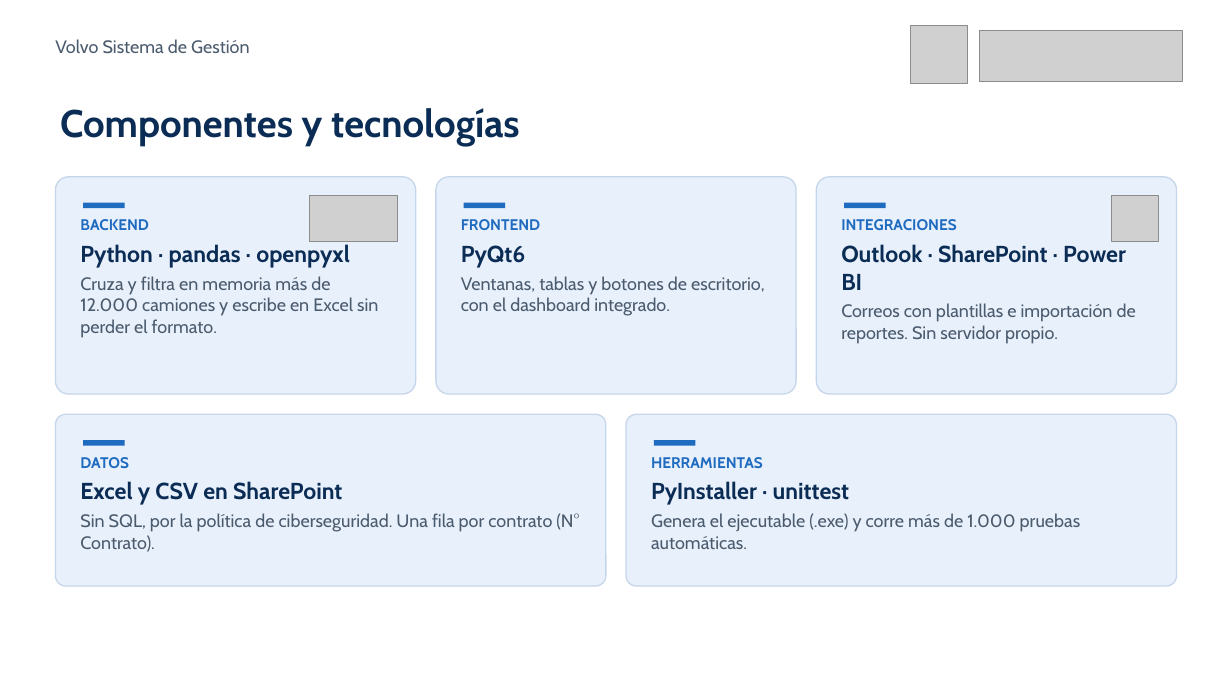
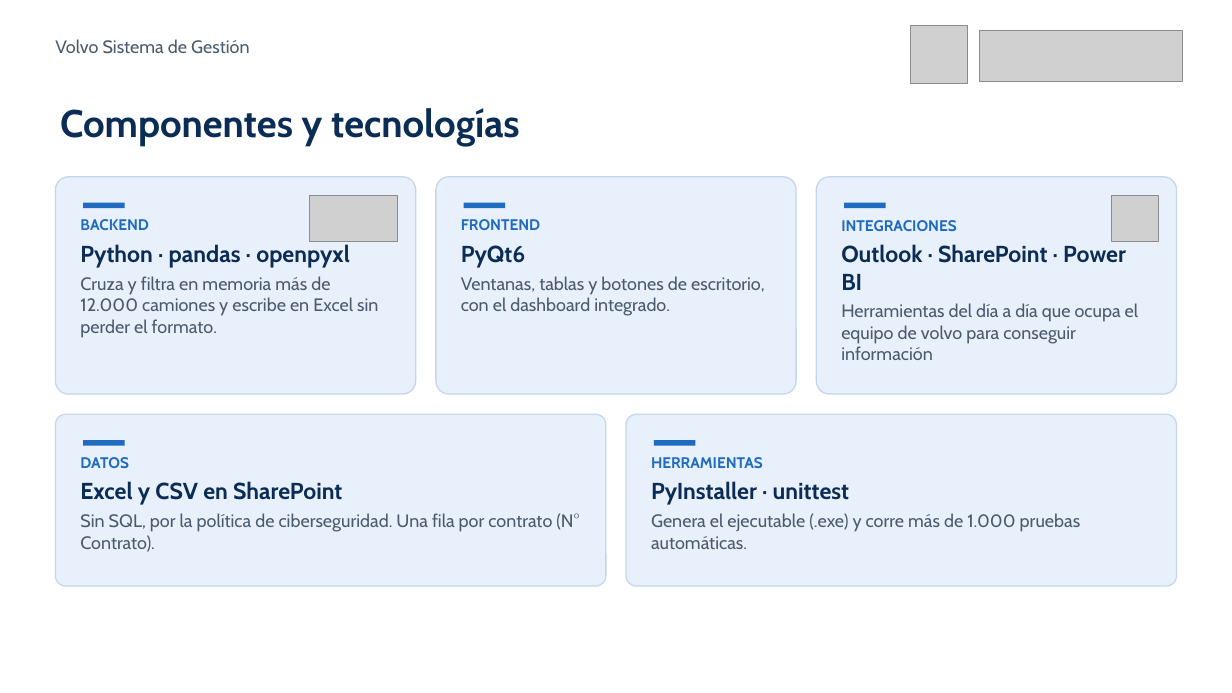
Before and after one commit to felipeMon20/PTY4614-302-EQUIPO-2, a slide deck: slide 5 of Fase 3/Evidencias Grupales/Presentacion Final - Volvo Sistema de Gestion.pptx. Drawn at 1232x693 pixels with LibreOffice and Linux fonts; fonts in the diff are those of the drawing; grey boxes stand for pictures. Boxes give left, top, right and bottom in pixels: in the first picture for what was removed or moved away, otherwise in the second. Text is boxed around its words. In the diff, an @@ line names an element or a change of style, - is before the commit and + after.

```diff
--- a/Fase 3/Evidencias Grupales/Presentacion Final - Volvo Sistema de Gestion.pptx
+++ b/Fase 3/Evidencias Grupales/Presentacion Final - Volvo Sistema de Gestion.pptx
@@ text at [841,303,1138,360]: text changed @@
-Correos con plantillas e importación de reportes. Sin servidor propio.
+Herramientas del día a día que ocupa el equipo de volvo para conseguir información
```
Also in this commit, not shown: 1 other slide changed.
